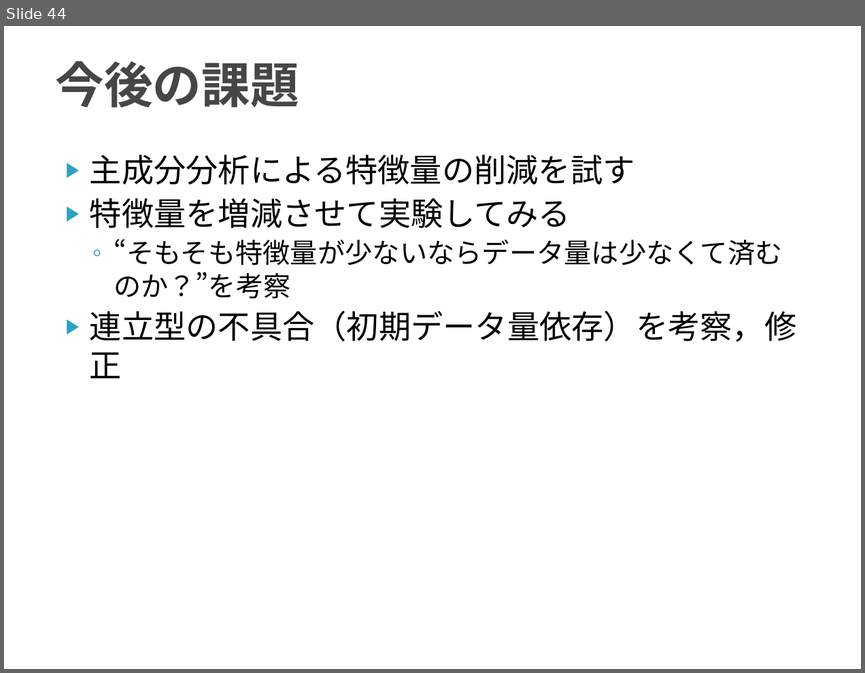
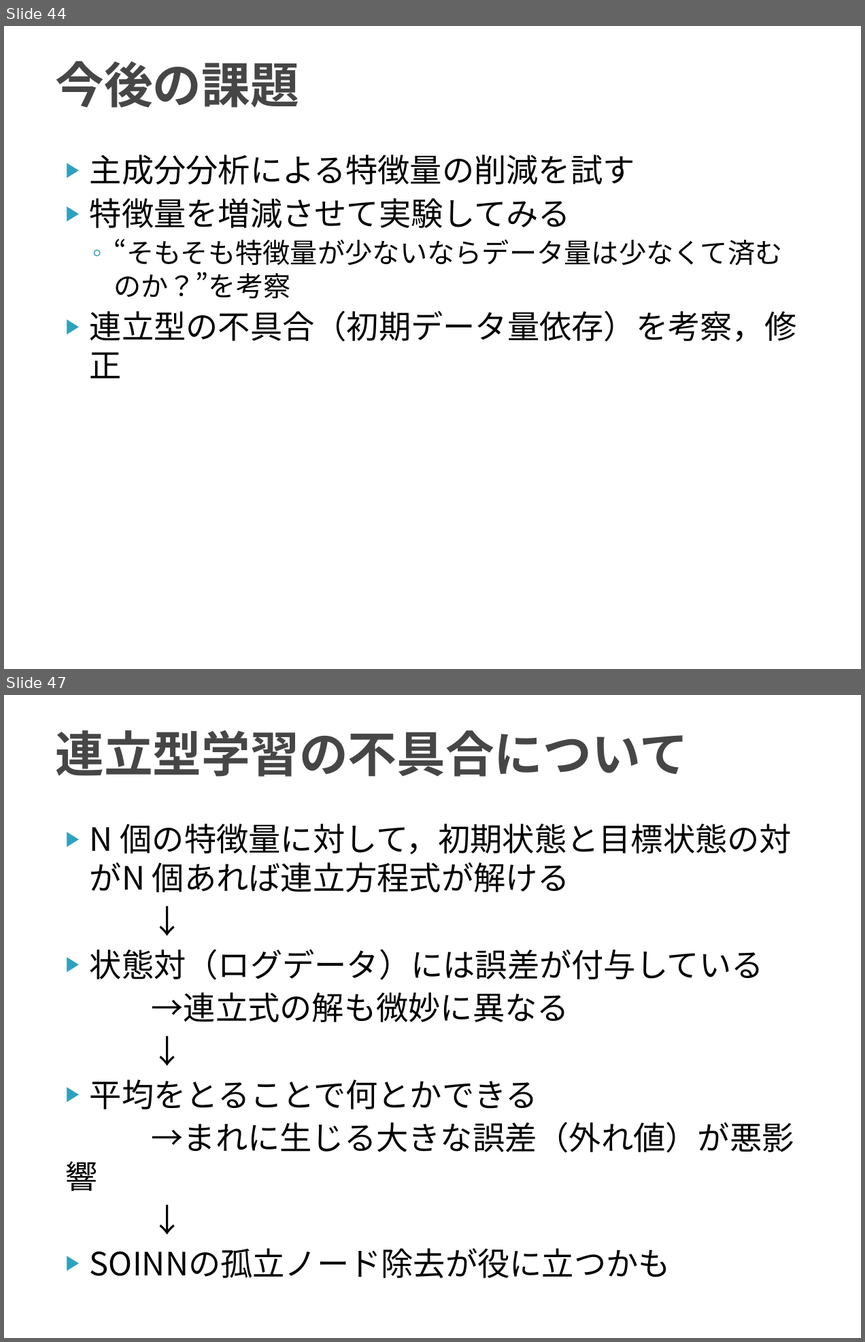
Before and after one commit to TetsuyaKomota/GitforEclipseTest, a slide deck: IntentionLearning_v2/slide/discussion2016.pptx. Shown one above the other, each under a label of ours: slide 44 before the commit, slides 44 and 47 after it; the slides between them are not shown. The pictures are 865x673 and 865x1342 pixels, drawn with LibreOffice and Linux fonts; fonts in the diff are those of the drawing. Boxes give left, top, right and bottom in pixels: in the first picture for what was removed or moved away, otherwise in the second. Text is boxed around its words. In the diff, an @@ line names an element or a change of style, - is before the commit and + after.

```diff
--- a/IntentionLearning_v2/slide/discussion2016.pptx
+++ b/IntentionLearning_v2/slide/discussion2016.pptx
@@ slide 47 added at [4, 695, 861, 1338], background #FFFFFF @@
@@ title added at [55, 730, 687, 777], 41 pt, text #464646, bold @@
+連立型学習の不具合について
@@ text added at [66, 824, 794, 1278], 27 pt, text #000000 @@
+▶ N 個の特徴量に対して，初期状態と目標状態の対がN 個あれば連立方程式が解ける
+↓
+▶ 状態対（ログデータ）には誤差が付与している
+→連立式の解も微妙に異なる
+↓
+▶ 平均をとることで何とかできる
+→まれに生じる大きな誤差（外れ値）が悪影響
+↓
+▶ SOINNの孤立ノード除去が役に立つかも
```
Also in this commit, not shown: 12 other slides added, 8 other files.
